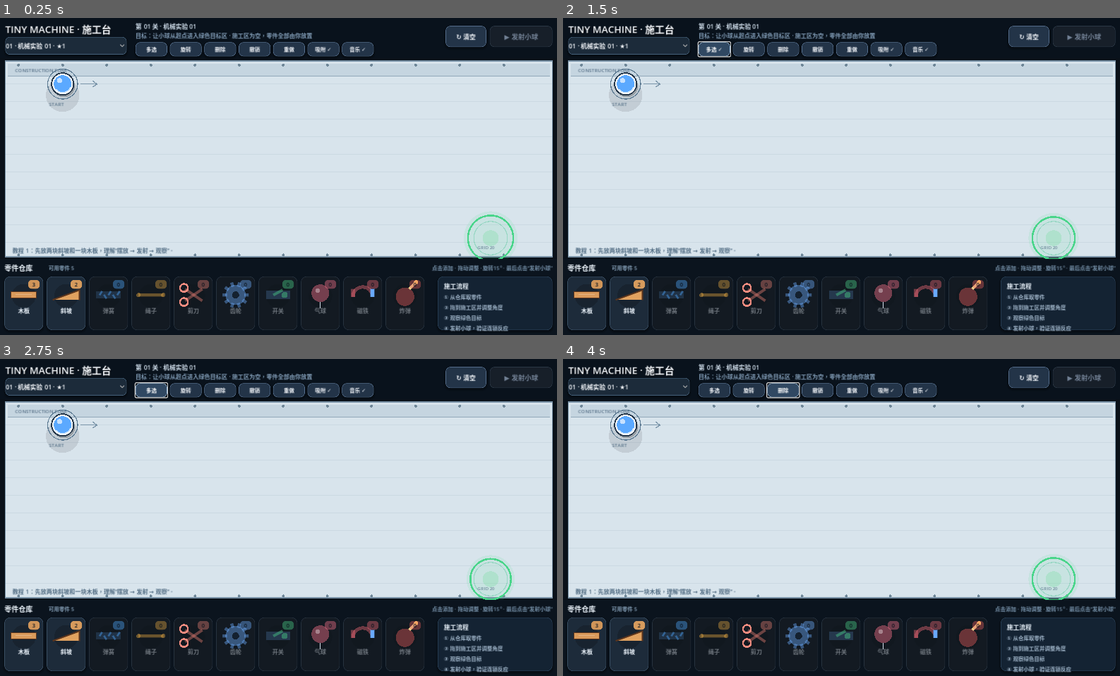
Above: before the commit, frames 1-4 (two rows, left to right).
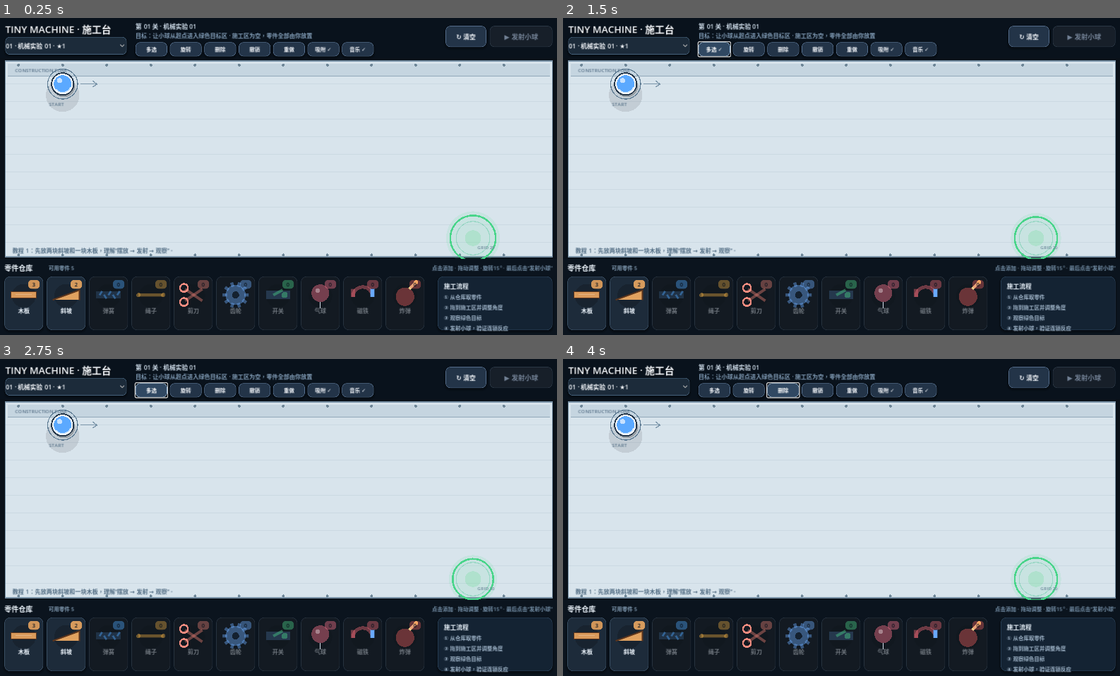
Above: after the commit, the same moments.

Repository: passwall787-del/tiny-machine
Game: Godot game, scene res://main.tscn
The game is run twice, just before and just after one commit, with the same random seed, the same clock (stepped at 60 frames per second) and the same inputs.
Inputs:
- Up to frame 1 (0.25 s): no input
- Up to frame 2 (1.5 s): click "01 · 机械实验 01 · ★1" at 0.5 s; click "多选" at 1.25 s
- Up to frame 3 (2.75 s): click "多选 ✓" at 2 s
- Up to frame 4 (4 s): click "旋转" at 2.75 s; click "删除" at 3.5 s

The runs differ from the first frame. In frame 1, 0.5% of the frame differs, in the area x 80-93%, y 62-76%; in frame 2, 0.5%; in frame 3, 0.5%; in frame 4, 0.5%.

Commit message:
fix: tune solution geometry and goal for the empty-start layout

Diff:
--- a/level_data.gd
+++ b/level_data.gd
@@ -8,7 +8,7 @@
 var pattern: String = "basic"
 var slope_count: int = 2
 var start_position := Vector2(150, 150)
-var goal_position := Vector2(1120, 500)
+var goal_position := Vector2(1080, 500)
 var goal_radius: float = 48.0
 var pieces: Array[Dictionary] = []
 var solution_pieces: Array[Dictionary] = []
@@ -26,7 +26,7 @@
     var start: Dictionary = raw.get("start", {})
     level.start_position = Vector2(float(start.get("x", 150)), float(start.get("y", 150)))
     var goal: Dictionary = raw.get("goal", {})
-    level.goal_position = Vector2(float(goal.get("x", 1120)), float(goal.get("y", 500)))
+    level.goal_position = Vector2(float(goal.get("x", 1080)), float(goal.get("y", 500)))
     level.goal_radius = float(goal.get("radius", 48))
 
     var raw_inventory: Dictionary = raw.get("inventory", {})
@@ -87,13 +87,13 @@
 
     var last_x := 200.0 + 150.0 * float(count - 1)
     var last_y := 220.0 + 55.0 * float(count - 1)
+    var board2_x := 730.0 if count == 2 else 850.0
     var board_positions := [
-        Vector2(last_x + 150.0, clampf(last_y + 90.0, 340.0, 500.0)),
-        Vector2(last_x + 360.0, clampf(last_y + 140.0, 400.0, 500.0)),
-        Vector2(last_x + 570.0, 500.0)
+        Vector2(last_x + 150.0, clampf(last_y + 90.0, 340.0, 470.0)),
+        Vector2(board2_x, clampf(last_y + 140.0, 400.0, 500.0)),
+        Vector2(1030.0, 500.0)
     ]
-    var boards_to_use := 3 if count <= 3 else 2
-    if count >= 5: boards_to_use = 2
+    var boards_to_use := 3 if count <= 4 else 2
     for i in range(boards_to_use):
         solution_pieces.append({"type":"board","x":board_positions[i].x,"y":board_positions[i].y,"r":0.02})
 
